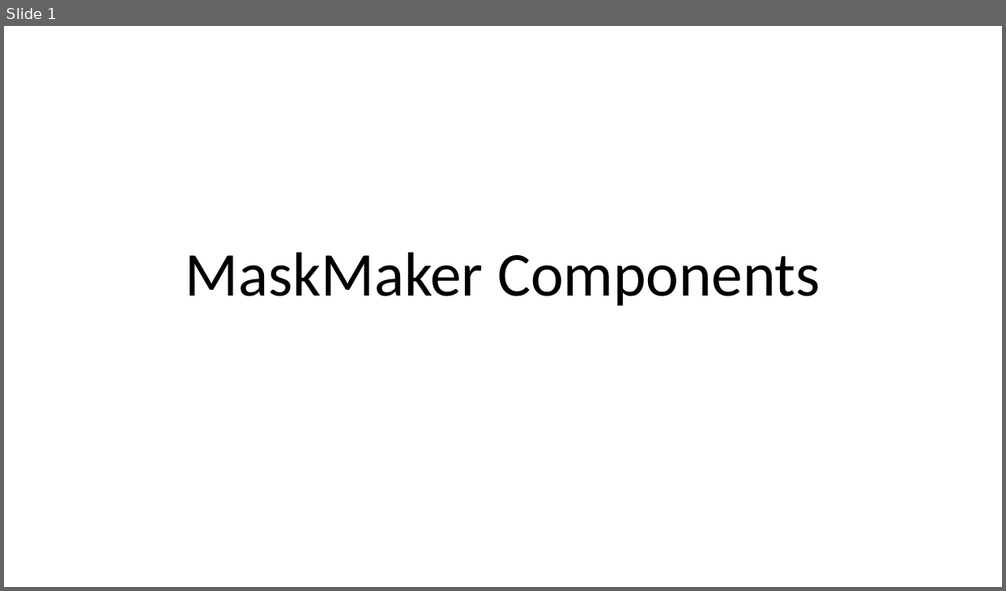
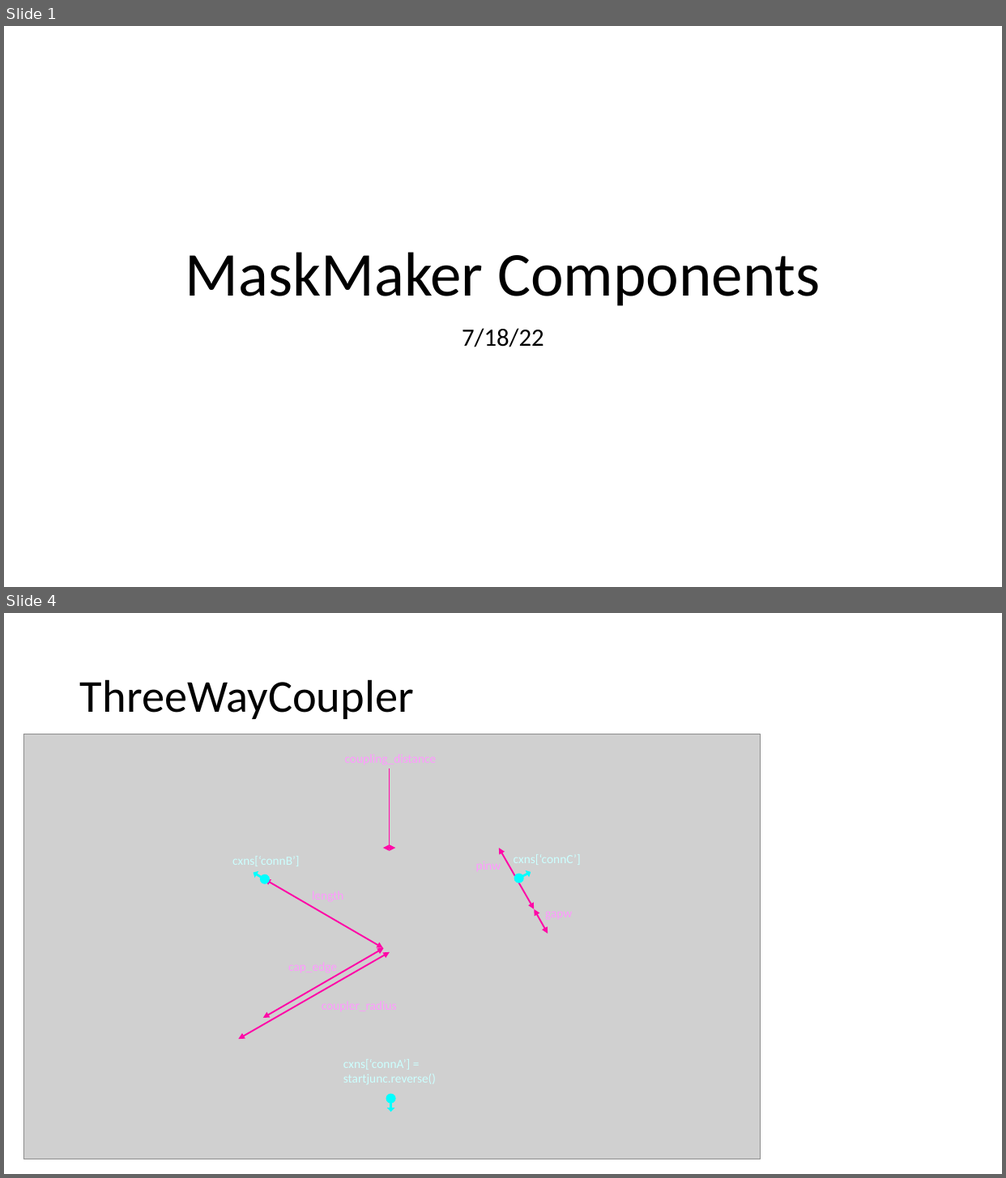
Before and after one commit to KollarLab/MaskMaker, a slide deck: docs/ComponentDocs.pptx. Shown one above the other, each under a label of ours: slide 1 before the commit, slides 1 and 4 after it; the slides between them are not shown. The pictures are 1006x591 and 1006x1178 pixels, drawn with LibreOffice and Linux fonts; fonts in the diff are those of the drawing; grey boxes stand for pictures. Boxes give left, top, right and bottom in pixels: in the first picture for what was removed or moved away, otherwise in the second. Text is boxed around its words. In the diff, an @@ line names an element or a change of style, - is before the commit and + after.

Commit message:
some minor edits
- changed TWC to match intended functionality (changed how setting "coupling_distance" was used to reflect what it actually is)
- updated testing script while I was taking pictures of the components
- changes to ppt of pictures

```diff
--- a/docs/ComponentDocs.pptx
+++ b/docs/ComponentDocs.pptx
@@ slide 4 added at box(4, 613, 1002, 1174), background #FFFFFF @@
@@ title added at box(80, 679, 414, 719), 44 pt, text #000000 @@
+ThreeWayCoupler
@@ picture added at box(23, 735, 760, 1160) @@
@@ line added from (390, 769) to (390, 845), #FF09A7 0.75 pt @@
@@ double arrow added from (395, 848) to (383, 848), #FF09A7 1.5 pt @@
@@ double arrow added from (499, 848) to (534, 909), #FF09A7 1.5 pt @@
@@ up arrow added at box(251, 870, 269, 884), fill #00FFFF @@
@@ ellipse added at box(258, 872, 271, 886), fill #00FFFF @@
@@ double arrow added from (265, 879) to (383, 948), #FF09A7 1.5 pt @@
@@ ellipse added at box(512, 872, 526, 885), fill #00FFFF @@
@@ up arrow added at box(515, 869, 532, 883), fill #00FFFF @@
@@ double arrow added from (548, 934) to (534, 909), #FF09A7 1.5 pt @@
@@ double arrow added from (238, 1039) to (390, 952), #FF09A7 1.5 pt @@
@@ double arrow added from (263, 1018) to (384, 948), #FF09A7 1.5 pt @@
@@ text added at box(288, 963, 337, 975), 12 pt, text #FF99FF @@
+cap_edge
@@ ellipse added at box(386, 1093, 395, 1103), fill #00FFFF @@
@@ up arrow added at box(387, 1097, 394, 1112), fill #00FFFF @@
@@ slide 1 changed as well @@
@@ subtitle added at box(462, 328, 544, 348), 24 pt, text #000000 @@
+7/18/22
```
Also in this commit, not shown: 2 other slides added, 2 other files.
